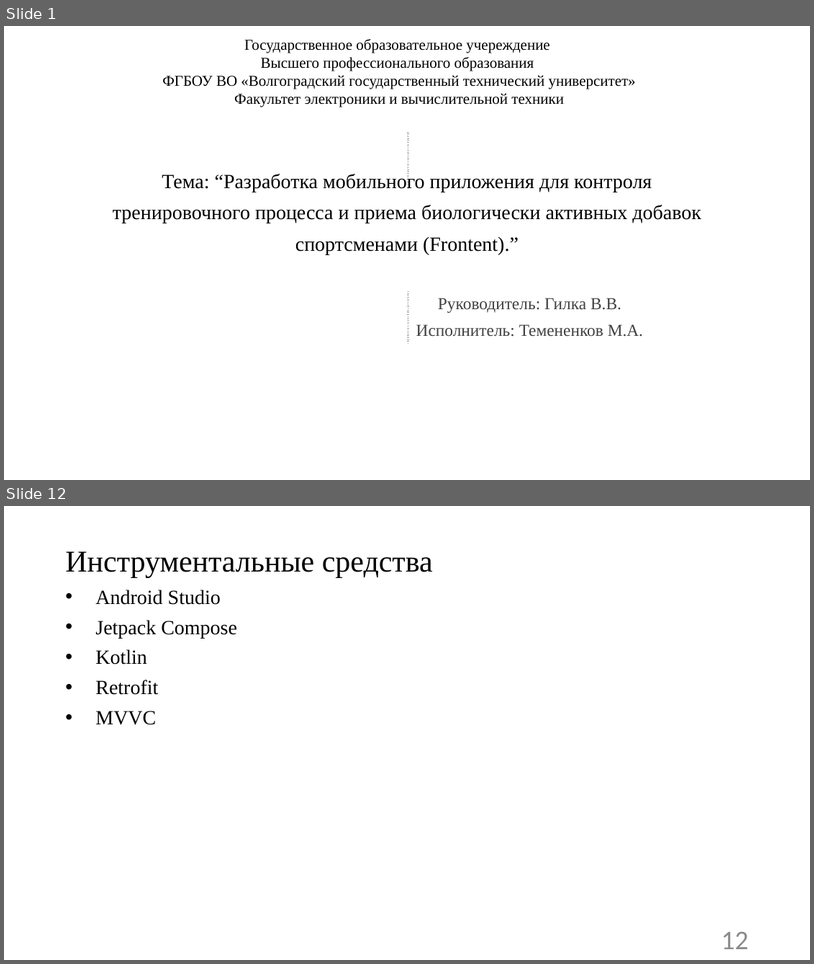
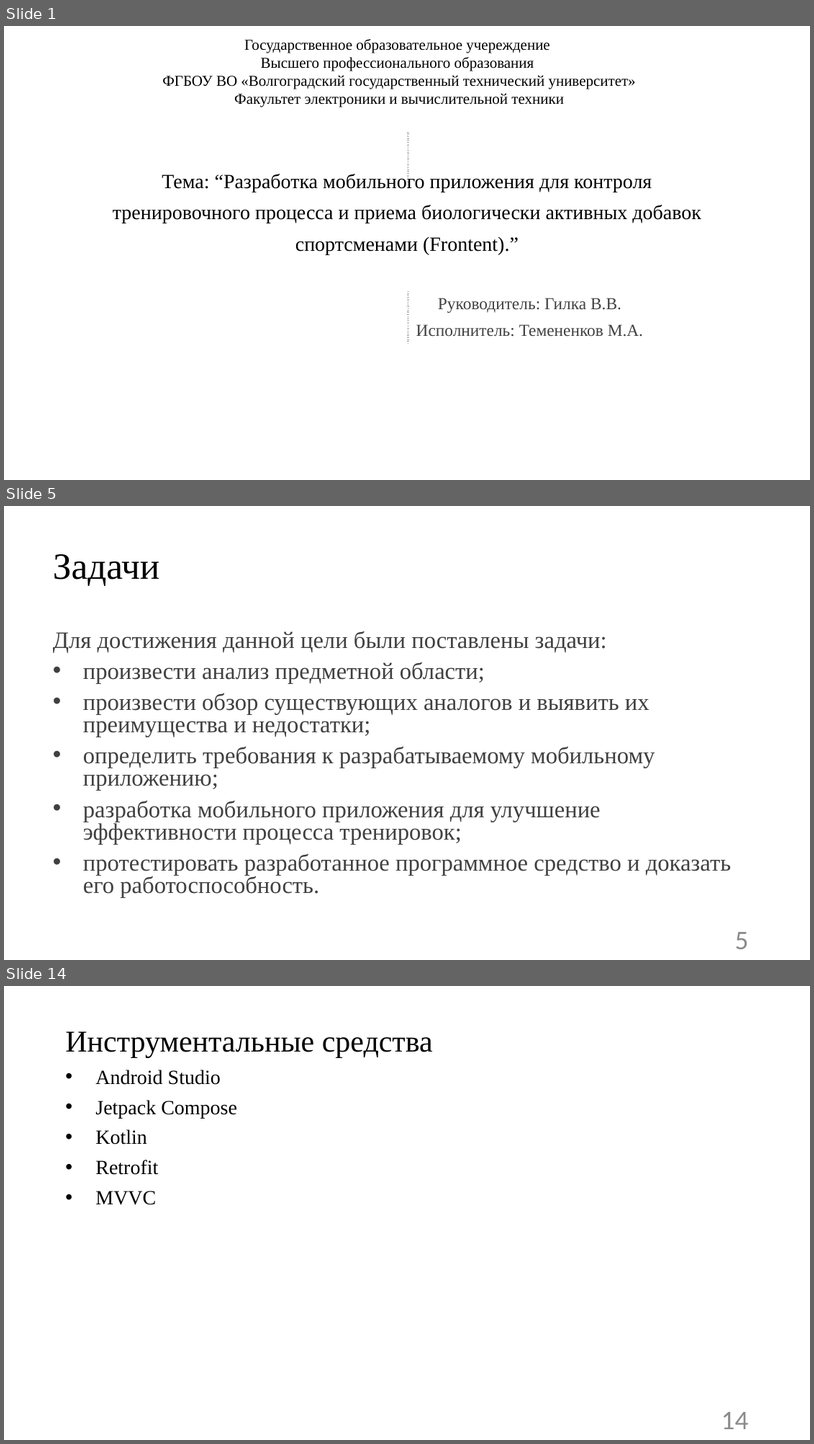
Before and after one commit to vadimgilka/SportApp, a slide deck: Documentation/Documentation Frontend/предзащита.pptx. Shown one above the other, each under a label of ours: slides 1 and 12 before the commit, slides 1, 5 and 14 after it; the slides between them are not shown. The pictures are 814x964 and 814x1444 pixels, drawn with LibreOffice and Linux fonts; fonts in the diff are those of the drawing. Boxes give left, top, right and bottom in pixels: in the first picture for what was removed or moved away, otherwise in the second. Text is boxed around its words. In the diff, an @@ line names an element or a change of style, - is before the commit and + after.

```diff
--- a/Documentation/Documentation Frontend/предзащита.pptx
+++ b/Documentation/Documentation Frontend/предзащита.pptx
@@ slide 5 added at [4, 506, 810, 960], background #FFFFFF @@
@@ title added at [53, 554, 160, 586], 44 pt, text #000000 @@
+Задачи
@@ text added at [53, 631, 731, 898], 28 pt, text #404040 @@
+Для достижения данной цели были поставлены задачи:
+• произвести анализ предметной области;
+• произвести обзор существующих аналогов и выявить их преимущества и недостатки;
+• определить требования к разрабатываемому мобильному приложению;
+• разработка мобильного приложения для улучшение эффективности процесса тренировок;
+• протестировать разработанное программное средство и доказать его работоспособность.
@@ page number added at [736, 932, 749, 949], 32 pt, text #8C8C8C @@
+5
@@ what was slide 12 is now slide 14 @@
@@ page number at [722, 1412, 749, 1429]: text changed @@
-12
+14
```
Also in this commit, not shown: 7 slides changed, 6 other slides added, 5 slides removed, 8 other files.
